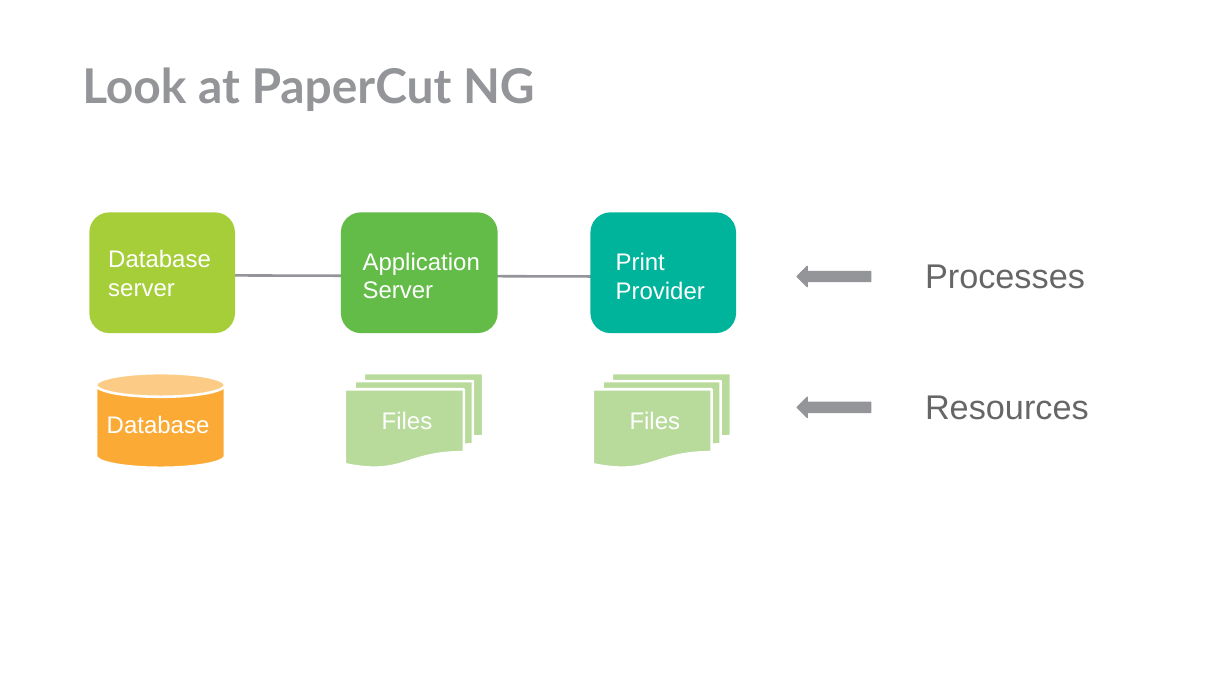
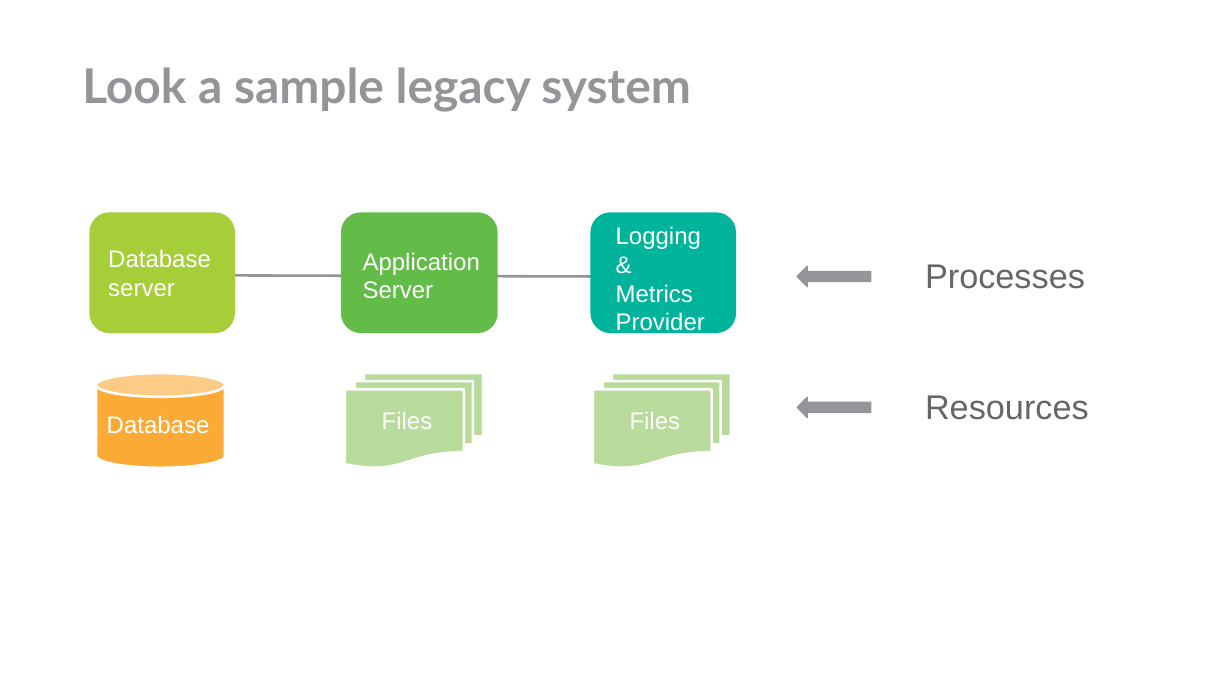
Before and after one commit to dockerfornovices/DockerSimpleDemo, a slide deck: slide 8 of novicesguidetodocker.odp (slide 6 before the commit). Drawn at 1232x693 pixels with LibreOffice and Linux fonts; fonts in the diff are those of the drawing; background and template pictures are left out. Boxes give left, top, right and bottom in pixels: in the first picture for what was removed or moved away, otherwise in the second. Text is boxed around its words. In the diff, an @@ line names an element or a change of style, - is before the commit and + after.

```diff
--- a/novicesguidetodocker.odp
+++ b/novicesguidetodocker.odp
@@ title at (x1=82, y1=67, x2=691, y2=112): text changed @@
-Look at PaperCut NG
+Look a sample legacy system
@@ text "Logging & Metrics" moved from (x1=616, y1=252, x2=705, y2=300) to (x1=616, y1=226, x2=705, y2=336) @@
@@ text at (x1=616, y1=226, x2=701, y2=303): text changed @@
-Print
+Logging & Metrics
```
Also in this commit, not shown: 9 other slides changed, 6 slides added, 6 other files.
